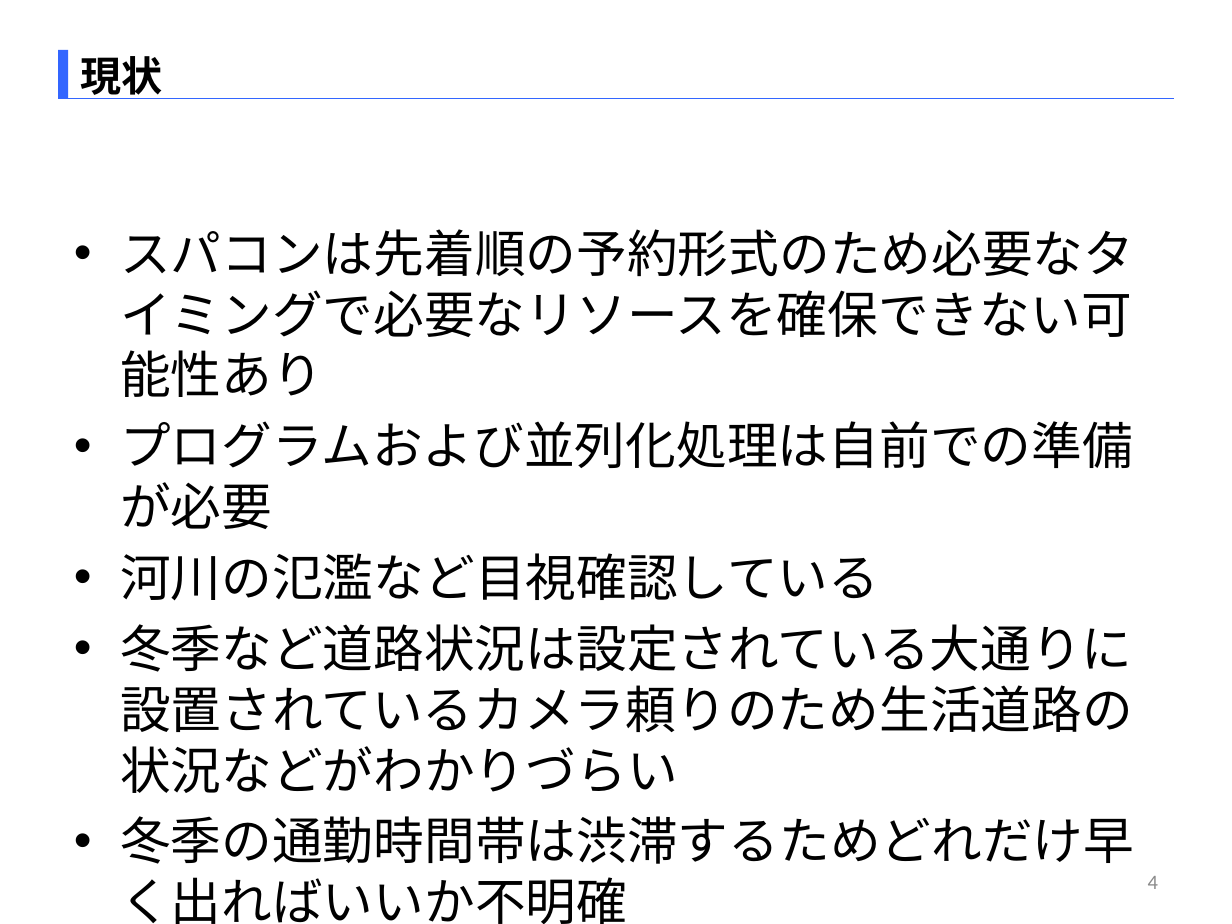
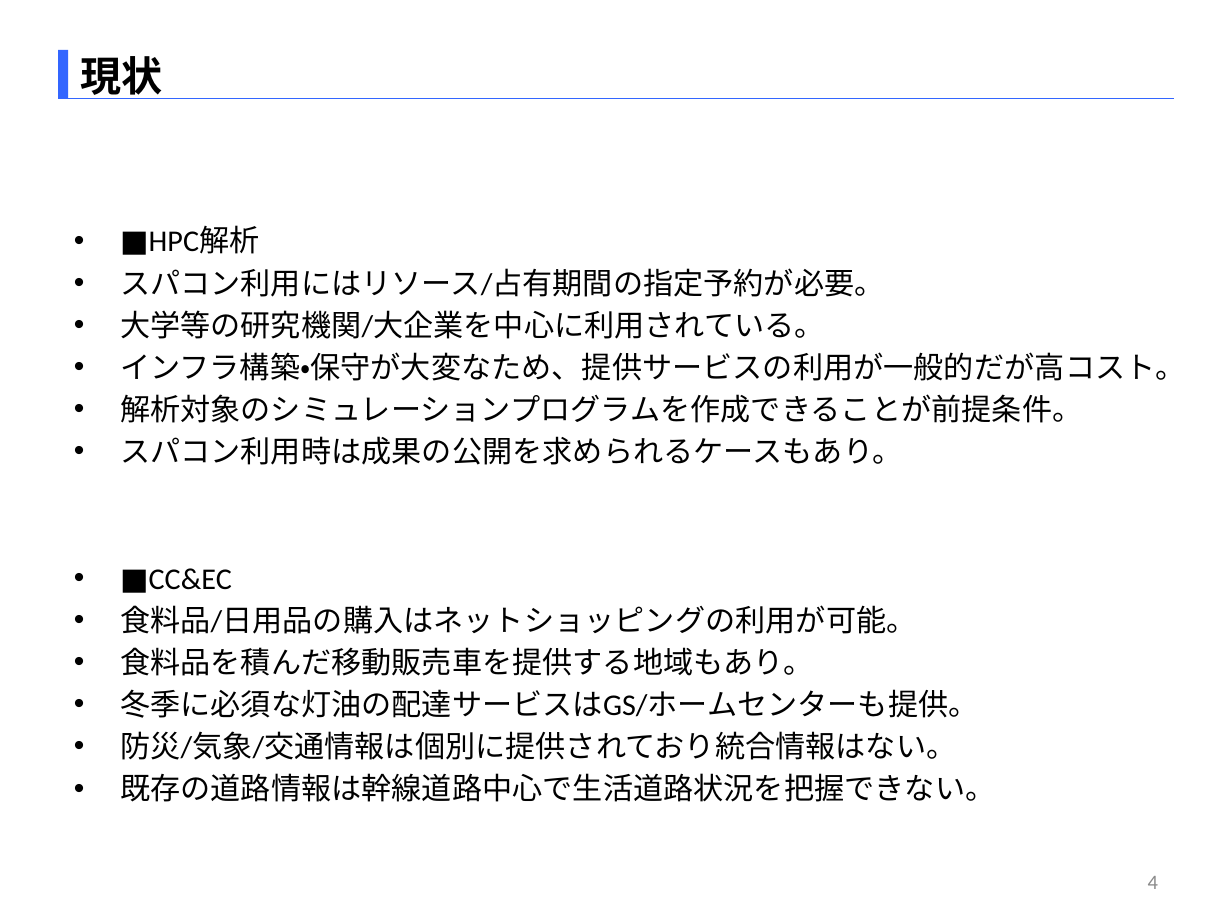
Before and after one commit to SITH-YN/PythonTool, a slide deck: slide 4 of Temp/EMB本部_中村洋太_290863_[HPC解析_CC&ECサービス].pptx. Drawn at 1232x924 pixels with LibreOffice and Linux fonts; fonts in the diff are those of the drawing. Boxes give left, top, right and bottom in pixels: in the first picture for what was removed or moved away, otherwise in the second. Text is boxed around its words. In the diff, an @@ line names an element or a change of style, - is before the commit and + after.

```diff
--- a/Temp/EMB本部_中村洋太_290863_[HPC解析_CC&ECサービス].pptx
+++ b/Temp/EMB本部_中村洋太_290863_[HPC解析_CC&ECサービス].pptx
@@ text at box(120, 227, 1185, 802): text changed; size 29.6 to 17.6 pt @@
-• スパコンは先着順の予約形式のため必要なタイミングで必要なリソースを確保できない可能性あり
-• プログラムおよび並列化処理は自前での準備が必要
-• 河川の氾濫など目視確認している
-• 冬季など道路状況は設定されている大通りに設置されているカメラ頼りのため生活道路の状況などがわかりづらい
-• 冬季の通勤時間帯は渋滞するためどれだけ早く出ればいいか不明確
+• ■HPC解析
+• スパコン利用にはリソース/占有期間の指定予約が必要。
+• 大学等の研究機関/大企業を中心に利用されている。
+• インフラ構築・保守が大変なため、提供サービスの利用が一般的だが高コスト。
+• 解析対象のシミュレーションプログラムを作成できることが前提条件。
+• スパコン利用時は成果の公開を求められるケースもあり。
+• ■CC&EC
+• 食料品/日用品の購入はネットショッピングの利用が可能。
+• 食料品を積んだ移動販売車を提供する地域もあり。
+• 冬季に必須な灯油の配達サービスはGS/ホームセンターも提供。
+• 防災/気象/交通情報は個別に提供されており統合情報はない。
+• 既存の道路情報は幹線道路中心で生活道路状況を把握できない。
```
Also in this commit, not shown: 7 other slides changed, 2 slides added.
